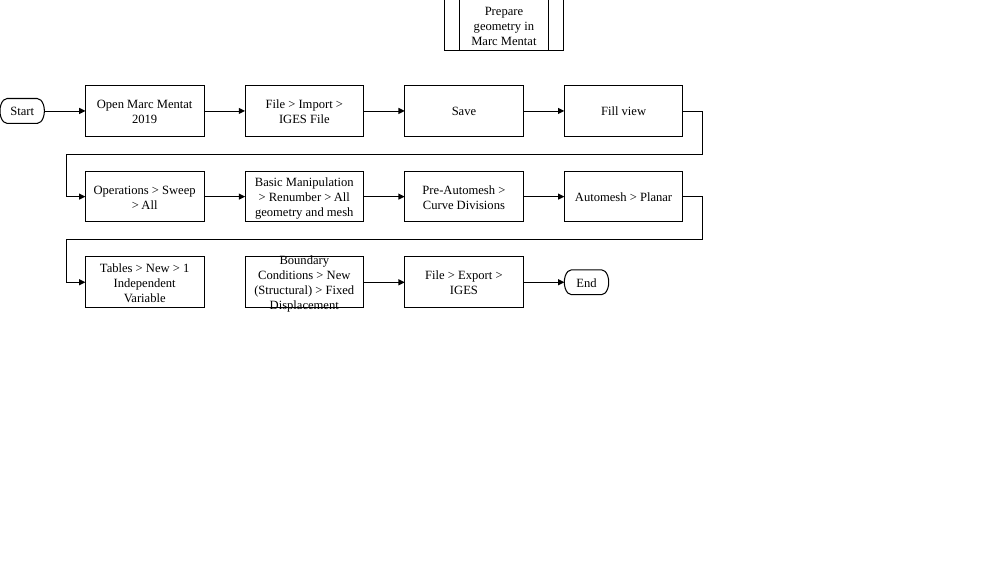
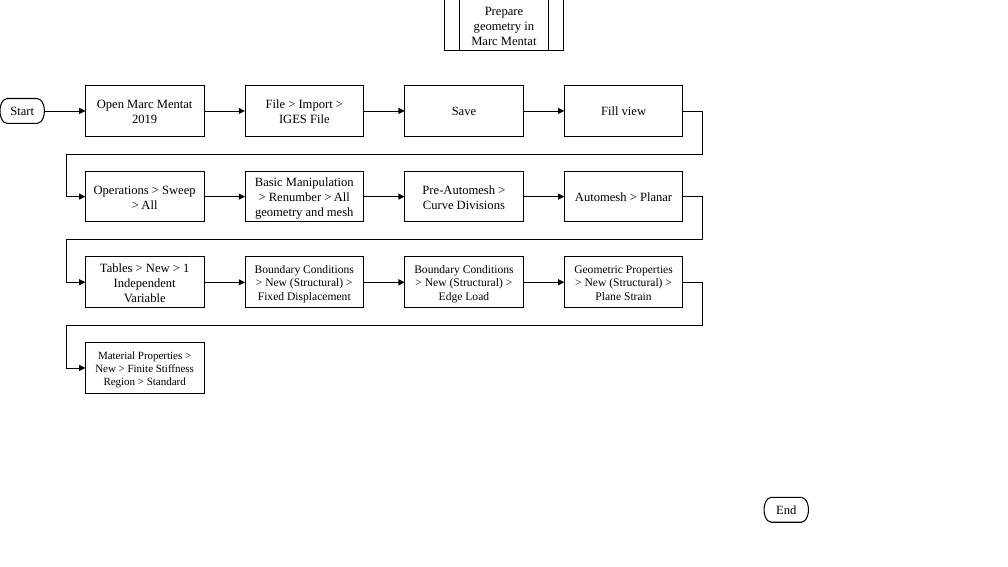
Before and after one commit to NaudeConradie/Masters-Project, a slide deck: slide 3 of Flowcharts/Flowcharts Q1.pptx. Drawn at 1008x567 pixels with LibreOffice and Linux fonts; fonts in the diff are those of the drawing. Boxes give left, top, right and bottom in pixels: in the first picture for what was removed or moved away, otherwise in the second. Text is boxed around its words. In the diff, an @@ line names an element or a change of style, - is before the commit and + after.

```diff
--- a/Flowcharts/Flowcharts Q1.pptx
+++ b/Flowcharts/Flowcharts Q1.pptx
@@ rectangle "Boundary Conditions > New (Structural) ..." at (245, 257, 364, 308): size 12 to 11 pt @@
@@ text in rectangle at (414, 265, 514, 303): text changed; size 12 to 11 pt @@
-File > Export > IGES
+Boundary Conditions > New (Structural) > Edge Load
@@ rectangle added at (564, 257, 683, 308), fill #FFFFFF, outline #000000 1 pt, 11 pt, text #000000 @@
+Geometric Properties > New (Structural) > Plane Strain
@@ elbow arrow added from (683, 282) to (85, 368), #000000 0.5 pt @@
@@ arrow added from (204, 282) to (245, 282), #000000 0.5 pt @@
@@ rectangle added at (85, 343, 204, 393), fill #FFFFFF, outline #000000 1 pt, 10.5 pt, text #000000 @@
+Material Properties > New > Finite Stiffness Region > Standard
@@ pill shape "End": place and size @@
-pill shape "End" at (564, 270, 609, 295)
+pill shape "End" at (765, 498, 809, 523)
```
Also in this commit, not shown: 2 other slides changed, 22 other files.
